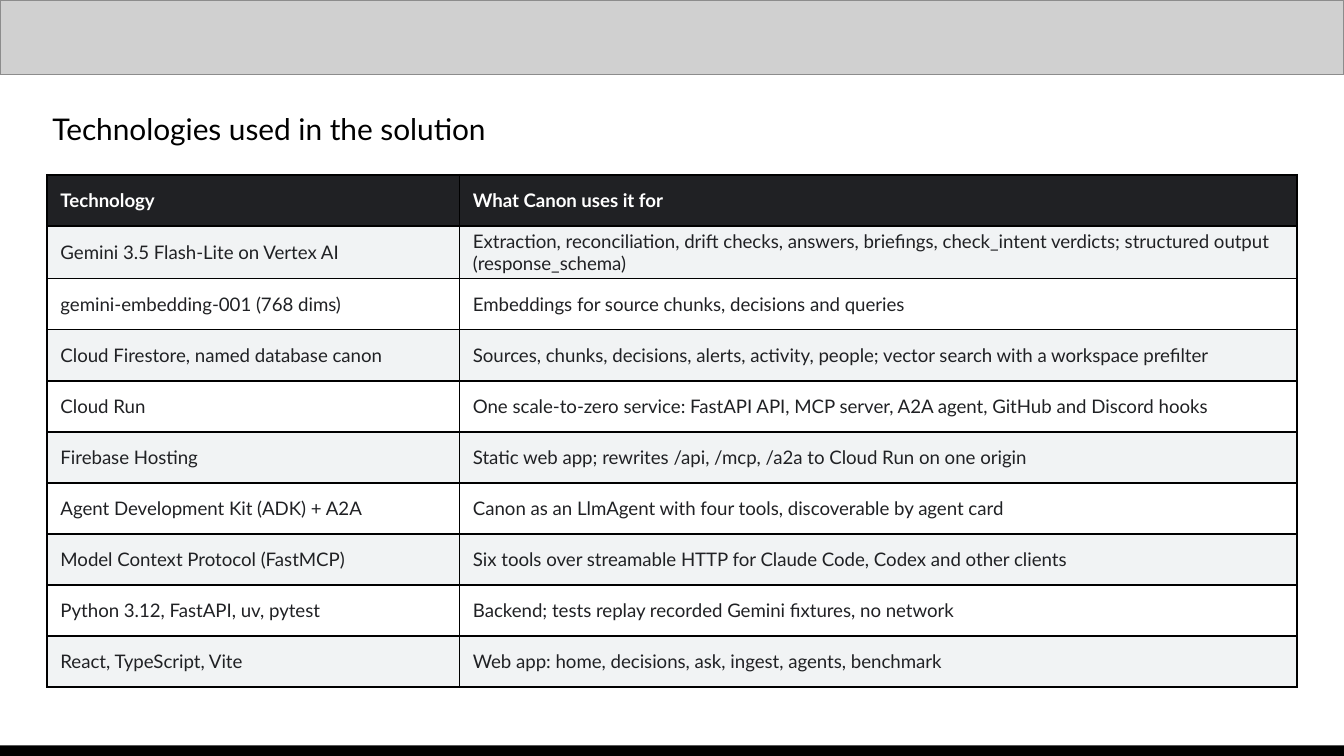
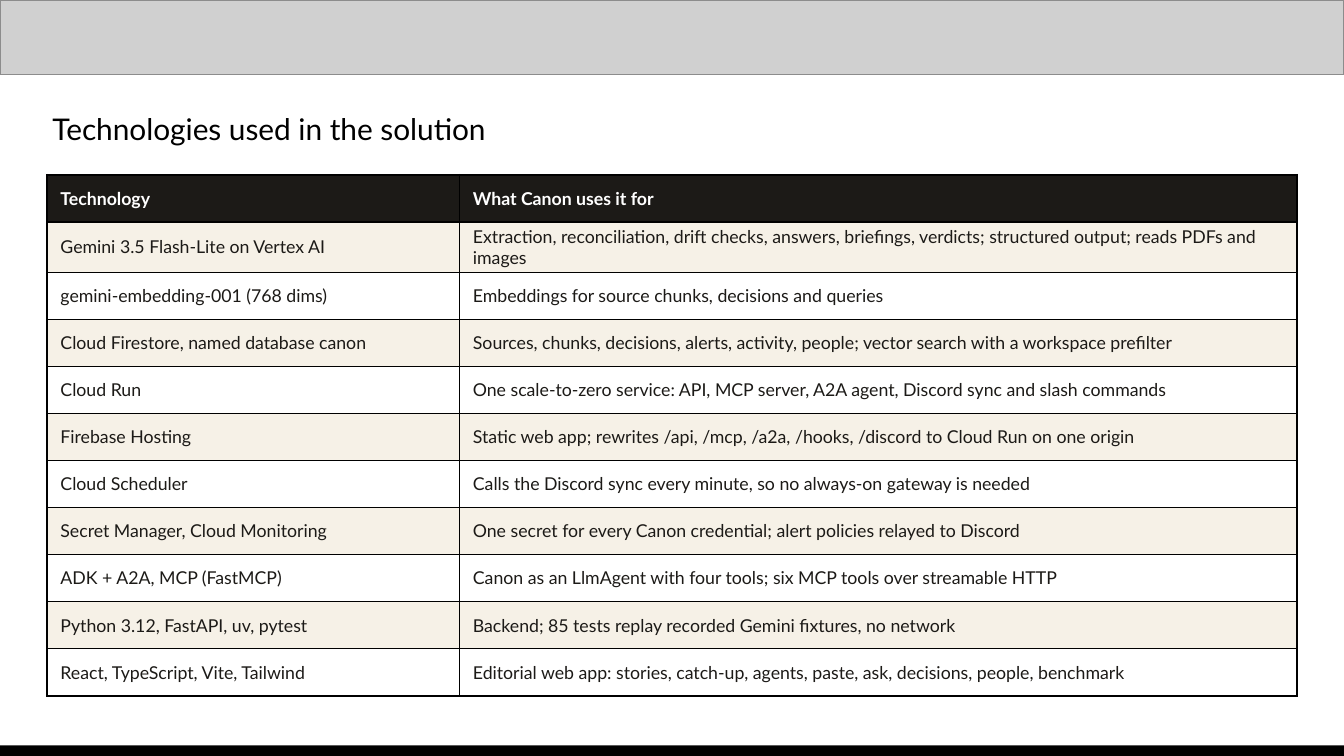
Before and after one commit to tejasnafde/canon, a slide deck: slide 8 of deck/canon-deck.pptx. Drawn at 1344x756 pixels with LibreOffice and Linux fonts; fonts in the diff are those of the drawing; grey boxes stand for pictures. Boxes give left, top, right and bottom in pixels: in the first picture for what was removed or moved away, otherwise in the second. Text is boxed around its words. In the diff, an @@ line names an element or a change of style, - is before the commit and + after.

```diff
--- a/deck/canon-deck.pptx
+++ b/deck/canon-deck.pptx
@@ table at bbox=[47, 175, 1297, 692] @@
-row 2, column 2: Extraction, reconciliation, drift checks, answers, briefings, check_intent verdicts; structured output (response_schema)
+row 2, column 2: Extraction, reconciliation, drift checks, answers, briefings, verdicts; structured output; reads PDFs and images
-row 5: Cloud Run | One scale-to-zero service: FastAPI API, MCP server, A2A agent, GitHub and Discord hooks
-row 6: Firebase Hosting | Static web app; rewrites /api, /mcp, /a2a to Cloud Run on one origin
-row 7: Agent Development Kit (ADK) + A2A | Canon as an LlmAgent with four tools, discoverable by agent card
-row 8: Model Context Protocol (FastMCP) | Six tools over streamable HTTP for Claude Code, Codex and other clients
-row 9: Python 3.12, FastAPI, uv, pytest | Backend; tests replay recorded Gemini fixtures, no network
-row 10: React, TypeScript, Vite | Web app: home, decisions, ask, ingest, agents, benchmark
+row 5: Cloud Run | One scale-to-zero service: API, MCP server, A2A agent, Discord sync and slash commands
+row 6: Firebase Hosting | Static web app; rewrites /api, /mcp, /a2a, /hooks, /discord to Cloud Run on one origin
+row 7: Cloud Scheduler | Calls the Discord sync every minute, so no always-on gateway is needed
+row 8: Secret Manager, Cloud Monitoring | One secret for every Canon credential; alert policies relayed to Discord
+row 9: ADK + A2A, MCP (FastMCP) | Canon as an LlmAgent with four tools; six MCP tools over streamable HTTP
+row 10: Python 3.12, FastAPI, uv, pytest | Backend; 85 tests replay recorded Gemini fixtures, no network
+row 11: React, TypeScript, Vite, Tailwind | Editorial web app: stories, catch-up, agents, paste, ask, decisions, people, benchmark
```
Also in this commit, not shown: 12 other slides changed, 2 other files.
